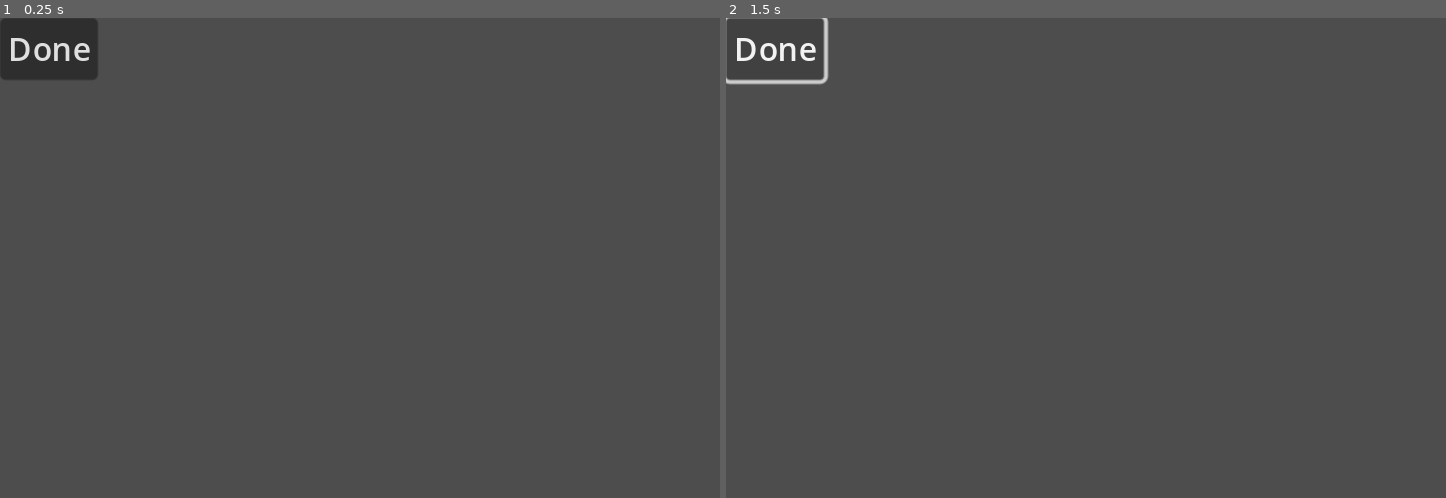
Above: before the commit, frames 1-2 (left to right).
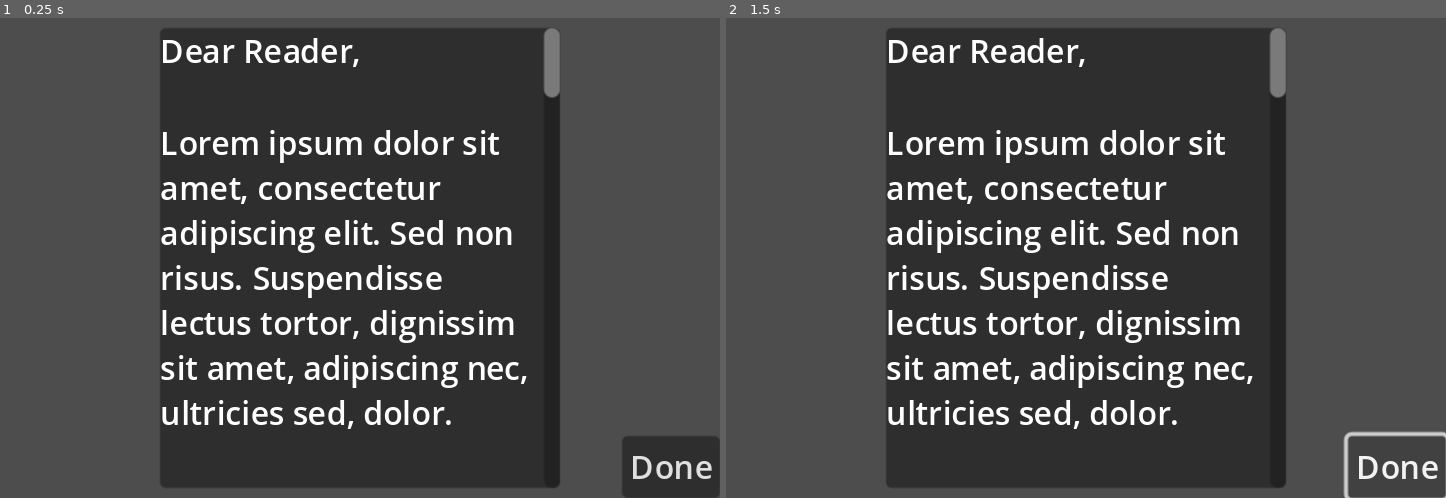
Above: after the commit, the same moments.

Repository: ajogerio/monkey-game
Game: Godot game, scene res://Scenes/letter_scene.tscn
Two runs of this game, one before a commit and one after it. Both use one fixed random seed, a clock stepped at 60 frames per second and the inputs below. This scene is started directly instead of the project's main scene.
Inputs:
- Up to frame 1 (0.25 s): no input
- Up to frame 2 (1.5 s): click "Done" at 0.5 s; click "Done" at 1.25 s

The runs differ from the first frame. In frame 1, 55% of the frame differs, in the area x 0-100%, y 0-100%; in frame 2, 53%.

Commit message:
feat: adjust letter layout

Diff:
--- a/Scenes/letter_scene.tscn
+++ b/Scenes/letter_scene.tscn
@@ -2,20 +2,49 @@
 
 [node name="Letter" type="CanvasLayer"]
 
-[node name="CenterContainer" type="CenterContainer" parent="."]
-offset_right = 40.0
-offset_bottom = 40.0
+[node name="Control" type="Control" parent="."]
+layout_mode = 3
+anchors_preset = 15
+anchor_right = 1.0
+anchor_bottom = 1.0
+grow_horizontal = 2
+grow_vertical = 2
+size_flags_horizontal = 3
+size_flags_vertical = 3
+metadata/_edit_use_anchors_ = true
 
-[node name="Paper" type="Panel" parent="CenterContainer"]
+[node name="CenterContainer" type="CenterContainer" parent="Control"]
+layout_mode = 1
+anchors_preset = 15
+anchor_right = 1.0
+anchor_bottom = 1.0
+grow_horizontal = 2
+grow_vertical = 2
+
+[node name="Paper" type="Panel" parent="Control/CenterContainer"]
+custom_minimum_size = Vector2(200, 230)
 layout_mode = 2
 
-[node name="ScrollContainer" type="ScrollContainer" parent="CenterContainer/Paper"]
-layout_mode = 0
-offset_right = 40.0
-offset_bottom = 40.0
+[node name="ScrollContainer" type="ScrollContainer" parent="Control/CenterContainer/Paper"]
+layout_mode = 1
+anchors_preset = 15
+anchor_right = 1.0
+anchor_bottom = 1.0
+grow_horizontal = 2
+grow_vertical = 2
+size_flags_vertical = 3
+horizontal_scroll_mode = 0
 
-[node name="Letter Text" type="RichTextLabel" parent="CenterContainer/Paper/ScrollContainer"]
+[node name="VBoxContainer" type="VBoxContainer" parent="Control/CenterContainer/Paper/ScrollContainer"]
 layout_mode = 2
+size_flags_horizontal = 3
+size_flags_vertical = 3
+metadata/_edit_use_anchors_ = true
+
+[node name="Letter Text" type="RichTextLabel" parent="Control/CenterContainer/Paper/ScrollContainer/VBoxContainer"]
+layout_mode = 2
+size_flags_horizontal = 3
+size_flags_vertical = 3
 text = "Dear Reader,
 
 Lorem ipsum dolor sit amet, consectetur adipiscing elit. Sed non risus. Suspendisse lectus tortor, dignissim sit amet, adipiscing nec, ultricies sed, dolor.
@@ -39,7 +68,15 @@
 Sincerely,
 Lorem Ipsum"
 
-[node name="Next Button" type="Button" parent="."]
-offset_right = 8.0
-offset_bottom = 8.0
+[node name="Next Button" type="Button" parent="Control"]
+layout_mode = 1
+anchors_preset = -1
+anchor_left = 1.0
+anchor_top = 1.0
+anchor_right = 1.0
+anchor_bottom = 1.0
+offset_left = -49.0
+offset_top = -31.0
+grow_horizontal = 0
+grow_vertical = 0
 text = "Done"
